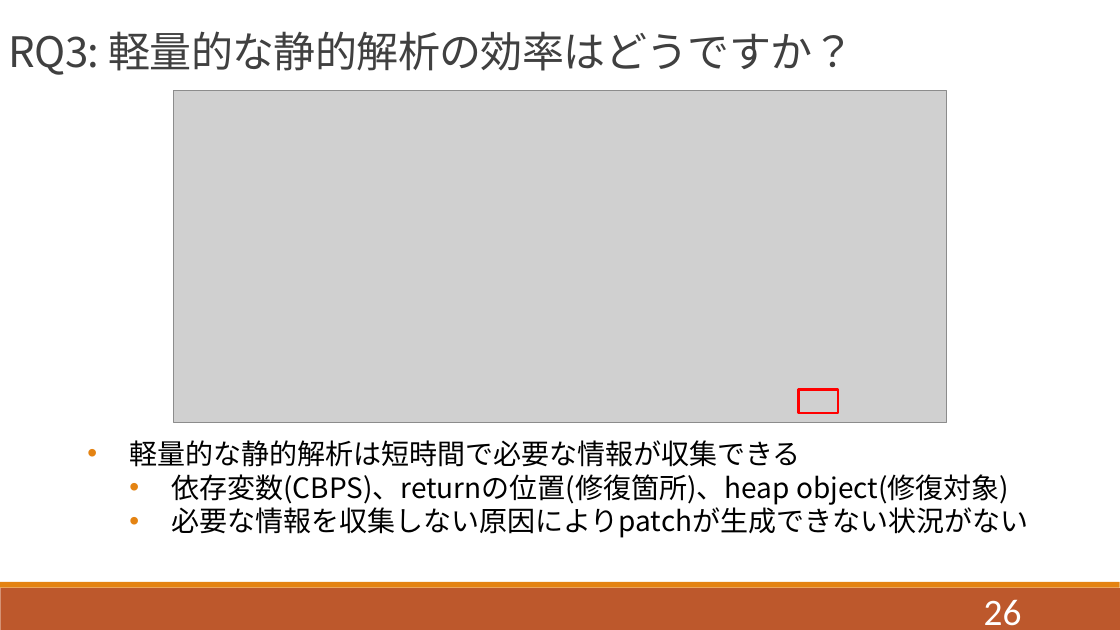
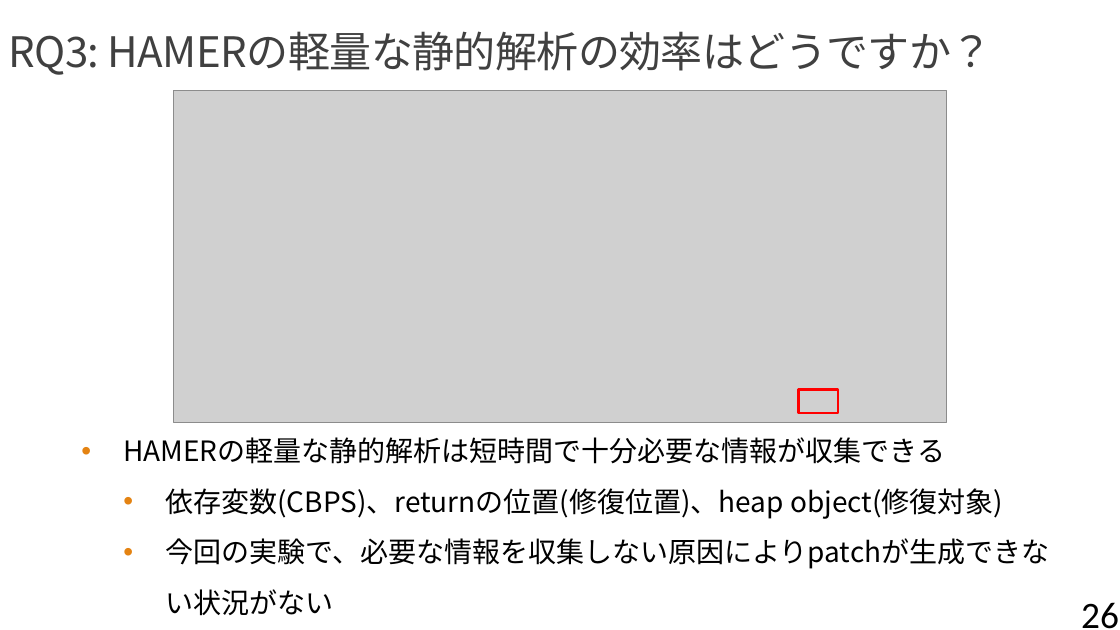
Before and after one commit to QIANZECHANG/MyResearch, a slide deck: slide 26 of 修論/修論発表.pptx. Drawn at 1120x630 pixels with LibreOffice and Linux fonts; fonts in the diff are those of the drawing; grey boxes stand for pictures. Boxes give left, top, right and bottom in pixels: in the first picture for what was removed or moved away, otherwise in the second. Text is boxed around its words. In the diff, an @@ line names an element or a change of style, - is before the commit and + after.

```diff
--- a/修論/修論発表.pptx
+++ b/修論/修論発表.pptx
@@ text at <box>8,31,993,75</box>: text changed @@
-RQ3: 軽量的な静的解析の効率はどうですか？
+RQ3: HAMERの軽量な静的解析の効率はどうですか？
@@ text at <box>123,437,1049,569</box>: text changed @@
-    • 軽量的な静的解析は短時間で必要な情報が収集できる
-      • 依存変数(CBPS)、returnの位置(修復箇所)、heap object(修復対象)
-      • 必要な情報を収集しない原因によりpatchが生成できない状況がない
+    • HAMERの軽量な静的解析は短時間で十分必要な情報が収集できる
+      • 依存変数(CBPS)、returnの位置(修復位置)、heap object(修復対象)
+      • 今回の実験で、必要な情報を収集しない原因によりpatchが生成できない状況がない
@@ rectangle removed at <box>0,588,1120,630</box> @@
@@ rectangle removed at <box>0,582,1120,588</box> @@
@@ page number: place and size @@
-page number at <box>984,599,1022,626</box>
+page number at <box>1081,602,1119,629</box>
@@ page number at <box>1081,602,1119,629</box>: text colour #FFFFFF to #000000 @@
```
Also in this commit, not shown: 33 other slides changed, 2 slides added, 3 slides removed, 14 other files.
